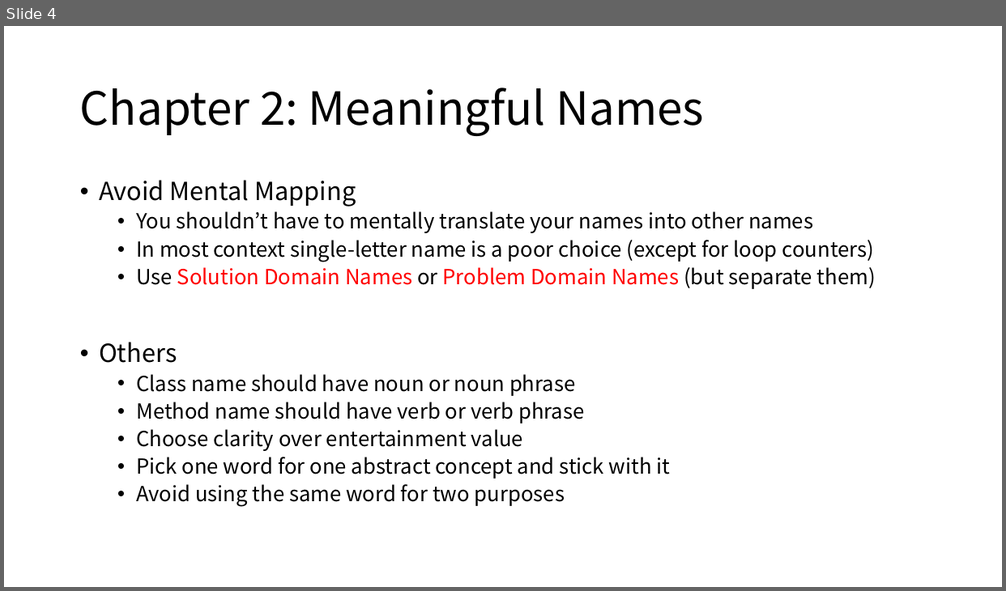
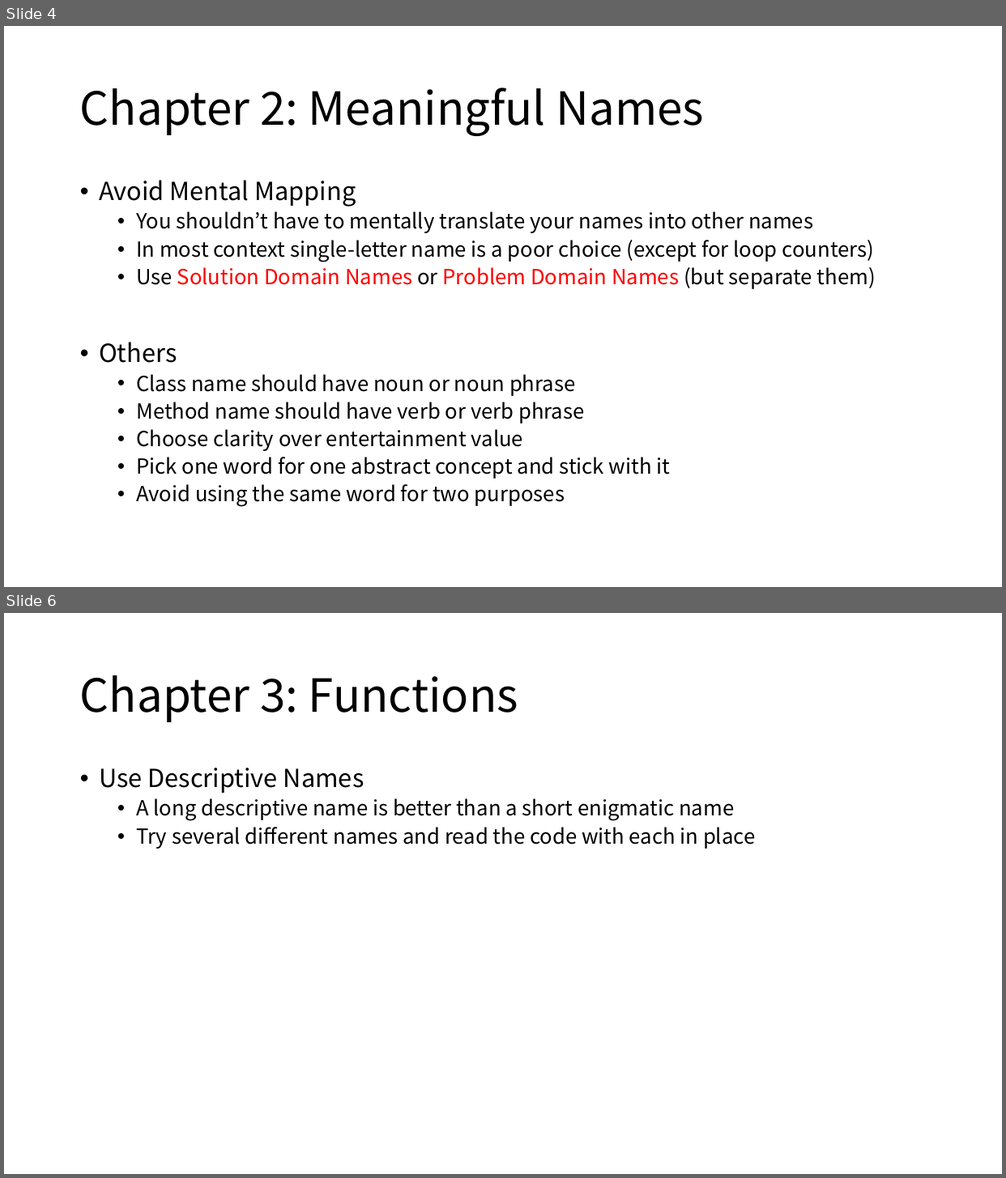
Before and after one commit to Eyebrowmoon/CS490, a slide deck: cleanCode1.pptx. Shown one above the other, each under a label of ours: slide 4 before the commit, slides 4 and 6 after it; the slides between them are not shown. The pictures are 1006x591 and 1006x1178 pixels, drawn with LibreOffice and Linux fonts; fonts in the diff are those of the drawing. Boxes give left, top, right and bottom in pixels: in the first picture for what was removed or moved away, otherwise in the second. Text is boxed around its words. In the diff, an @@ line names an element or a change of style, - is before the commit and + after.

```diff
--- a/cleanCode1.pptx
+++ b/cleanCode1.pptx
@@ slide 6 added at (x1=4, y1=613, x2=1002, y2=1174), background #FFFFFF @@
@@ title added at (x1=80, y1=675, x2=518, y2=722), 44 pt, text #000000 @@
+Chapter 3: Functions
@@ text added at (x1=99, y1=768, x2=755, y2=849), 20 pt, text #000000 @@
+• Use Descriptive Names
+  • A long descriptive name is better than a short enigmatic name
+  • Try several different names and read the code with each in place
```
Also in this commit, not shown: 2 other slides added, 1 slide removed.
